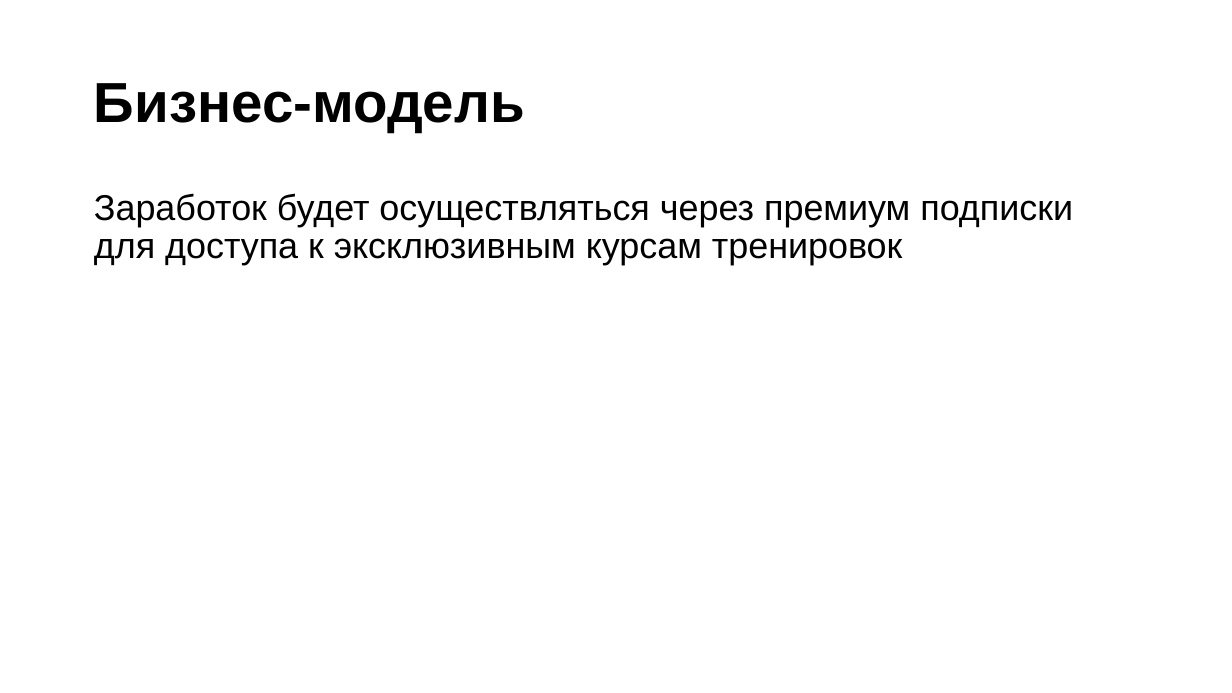
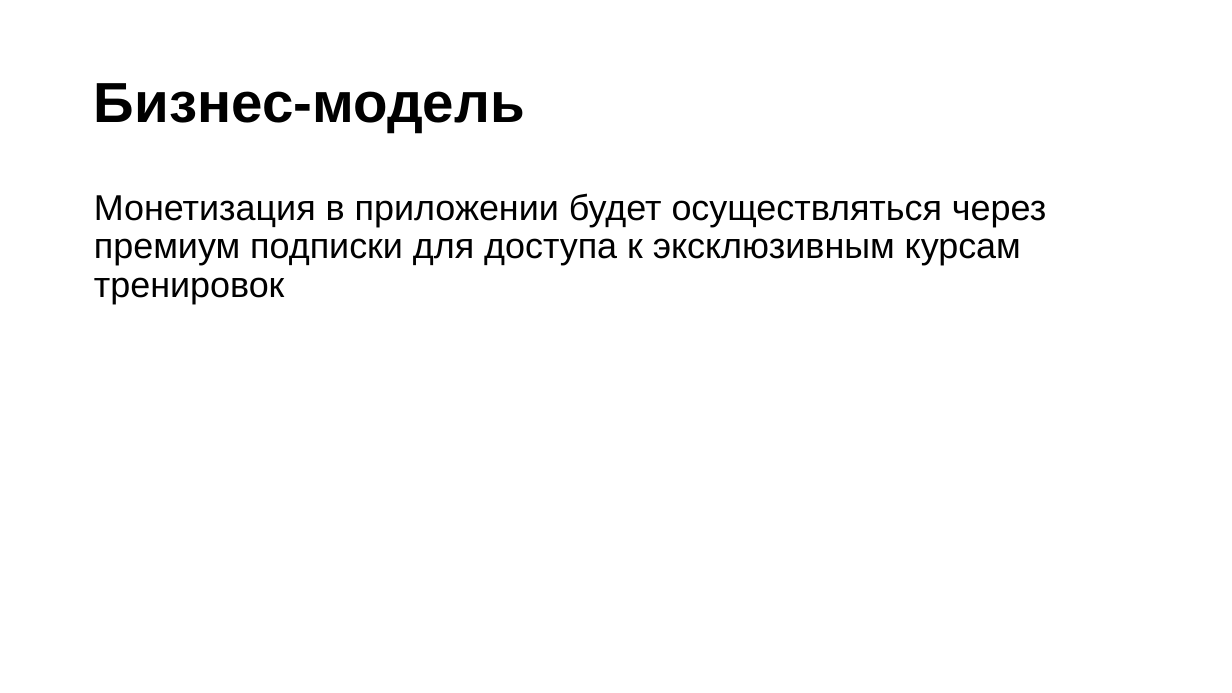
Before and after one commit to partickle/FitHub_Docs, a slide deck: slide 12 of Презентация технического задания.pptx. Drawn at 1232x693 pixels with LibreOffice and Linux fonts; fonts in the diff are those of the drawing. Boxes give left, top, right and bottom in pixels: in the first picture for what was removed or moved away, otherwise in the second. Text is boxed around its words. In the diff, an @@ line names an element or a change of style, - is before the commit and + after.

```diff
--- a/Презентация технического задания.pptx
+++ b/Презентация технического задания.pptx
@@ text at [94,193,1046,304]: text changed @@
-Заработок будет осуществляться через премиум подписки для доступа к эксклюзивным курсам тренировок
+Монетизация в приложении будет осуществляться через премиум подписки для доступа к эксклюзивным курсам тренировок
```
Also in this commit, not shown: 5 other slides changed, 1 other file.
